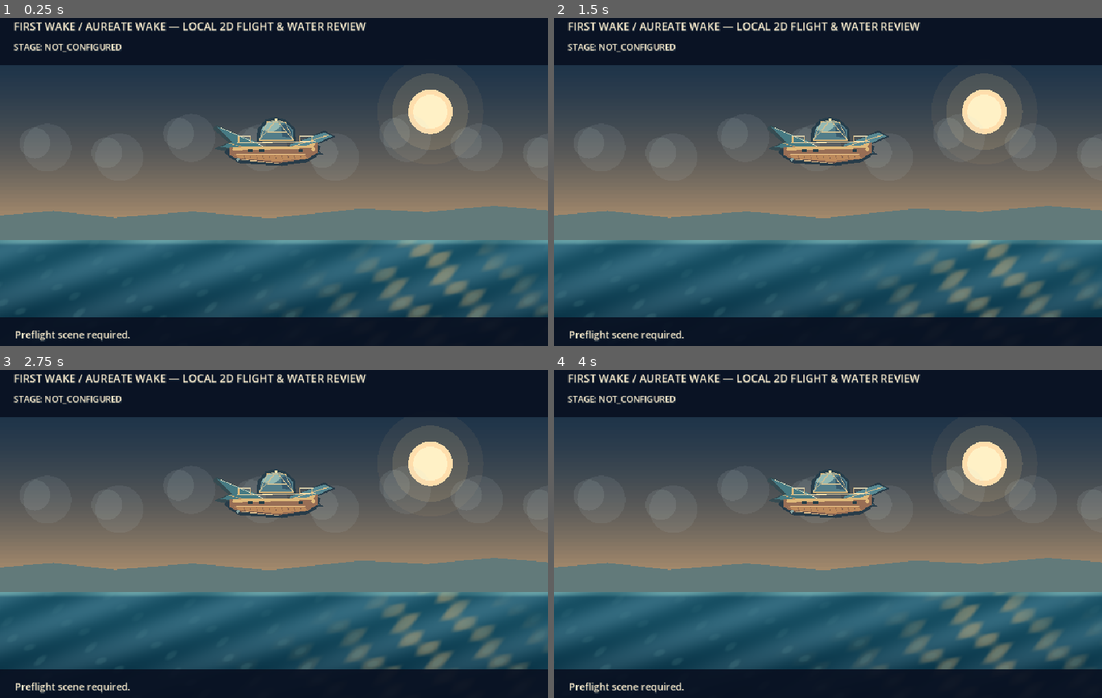
Above: before the commit, frames 1-4 (two rows, left to right).
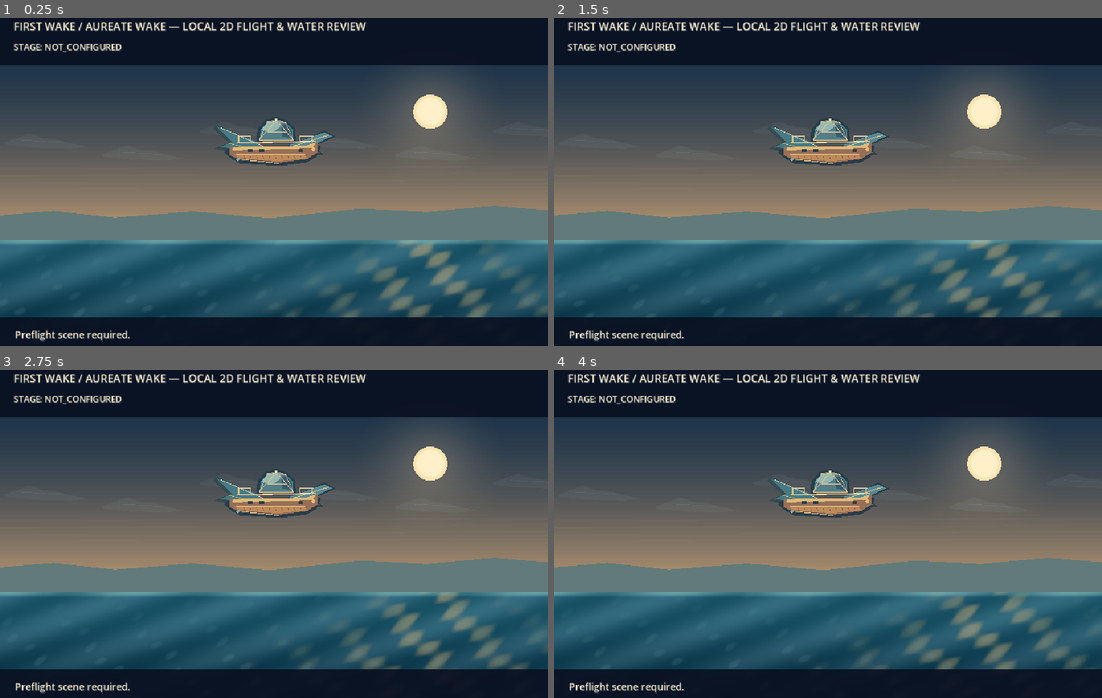
Above: after the commit, the same moments.

Repository: ndrorchestration/ToSailaStarrySky-jrpg
Game: Godot game, scene res://scenes/first_wake_flight_water_review.tscn
The game is run twice, just before and just after one commit, with the same random seed, the same clock (stepped at 60 frames per second) and the same inputs. This scene is started directly instead of the project's main scene.
Inputs:
- Up to frame 1 (0.25 s): no input
- Up to frame 2 (1.5 s): tap Enter at 0.5 s; hold Right (ui_right) 0.53-1.28 s; tap 1 (aetherwake_ch1_choice_a) at 0.6 s; hold Down (ui_down) from 1.28 s (still down); tap 2 (aetherwake_ch1_choice_b) at 1.35 s
- Up to frame 3 (2.75 s): release Down (ui_down) at 2.03 s; hold Right (ui_right) from 2.03 s (still down); tap 3 (aetherwake_ch1_choice_c) at 2.1 s
- Up to frame 4 (4 s): tap Space at 2.75 s; release Right (ui_right) at 2.78 s; hold Up (ui_up) 2.78-3.53 s; tap 4 (aetherwake_ch1_combat_rest) at 2.85 s; hold Left (ui_left) from 3.53 s (still down); tap F (aetherwake_ch1_flight_review_launch) at 3.6 s

The runs differ from the first frame. In frame 1, 1.1% of the frame differs, in the area x 5-100%, y 21-40%; in frame 2, 1.1%; in frame 3, 1.1%; in frame 4, 1.1%.

Commit message:
art(godot): replace circular cloud placeholders and harsh solar rings with atmospheric wisps and graded dusk light

Diff:
--- a/godot/scripts/first_wake_flight_water_review.gd
+++ b/godot/scripts/first_wake_flight_water_review.gd
@@ -162,15 +162,30 @@
         var t := float(index) / 60.0
         var tone := Color("#142d46").lerp(Color("#d2a778"), t * t)
         draw_rect(Rect2(0, float(index) * 7.0, 960, 8), tone)
-    draw_circle(Vector2(754, 184), 93.0, Color(0.98, 0.77, 0.51, 0.06))
-    draw_circle(Vector2(754, 184), 67.0, Color(0.98, 0.84, 0.58, 0.13))
-    draw_circle(Vector2(754, 184), 39.0, Color("#ffdeac"))
-    draw_circle(Vector2(754, 184), 30.0, Color("#fff1c6"))
-    for index in range(9):
-        var x := float(index) * 126.0 - 65.0
-        var y := 222.0 + float(index % 3) * 17.0
-        draw_circle(Vector2(x, y), 27.0, Color(0.78, 0.84, 0.83, 0.11))
-        draw_circle(Vector2(x + 22.0, y + 8.0), 42.0, Color(0.76, 0.83, 0.85, 0.09))
+    # Broad, low-contrast overlapping halo layers avoid conspicuous
+    # concentric disks while preserving a warm celestial focal point.
+    for halo in range(20, 0, -1):
+        var radius := 35.0 + float(halo) * 5.0
+        var alpha := 0.003 + float(20 - halo) * 0.0007
+        draw_circle(Vector2(754, 184), radius, Color(0.98, 0.84, 0.66, alpha))
+    draw_circle(Vector2(754, 184), 30.0, Color("#ffe3b1"))
+    draw_circle(Vector2(754, 184), 24.0, Color("#fff0c9"))
+    # Broken wisps and thin, depth-ordered strata instead of rounded circles.
+    # This is artwork-layer fog, not a simulated weather or cloud system.
+    for index in range(7):
+        var x := float(index) * 171.0 - 130.0
+        var y := 206.0 + float(index % 3) * 21.0
+        draw_colored_polygon(PackedVector2Array([
+            Vector2(x - 34, y + 11), Vector2(x - 8, y + 2),
+            Vector2(x + 11, y - 5), Vector2(x + 32, y + 3),
+            Vector2(x + 59, y + 6), Vector2(x + 86, y + 13),
+            Vector2(x + 112, y + 18), Vector2(x + 83, y + 22),
+            Vector2(x + 22, y + 20), Vector2(x - 31, y + 16),
+        ]), Color(0.77, 0.85, 0.83, 0.055))
+        draw_line(Vector2(x - 3, y + 7), Vector2(x + 74, y + 11), Color(0.91, 0.89, 0.80, 0.075), 1.3)
+    for index in range(4):
+        var y := 285.0 + float(index) * 12.0
+        draw_line(Vector2(0, y), Vector2(960, y - 5), Color(0.94, 0.85, 0.70, 0.035), 2.0)
     draw_colored_polygon(PackedVector2Array([
         Vector2(0, 366), Vector2(94, 358), Vector2(201, 370),
         Vector2(338, 359), Vector2(472, 371), Vector2(632, 354),
